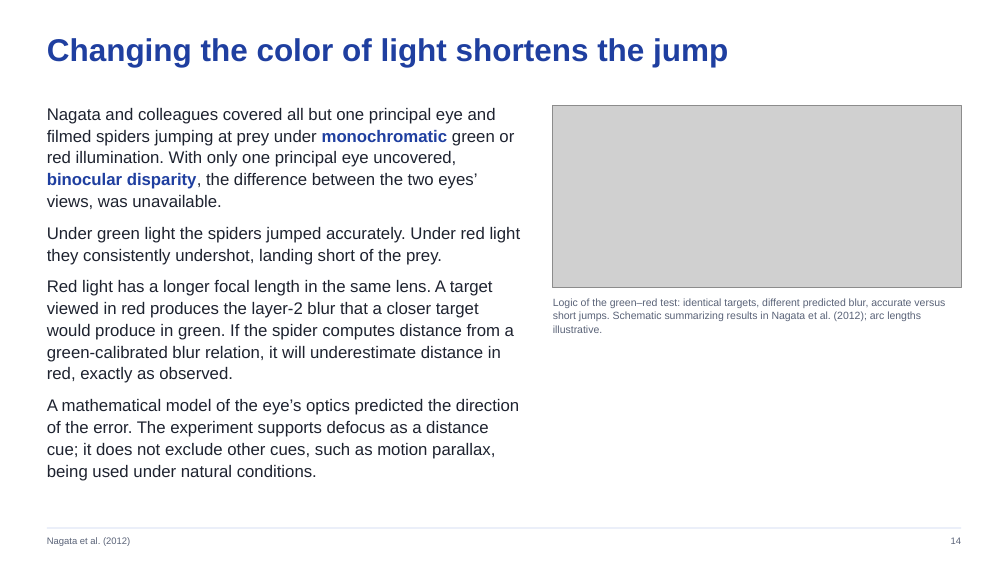
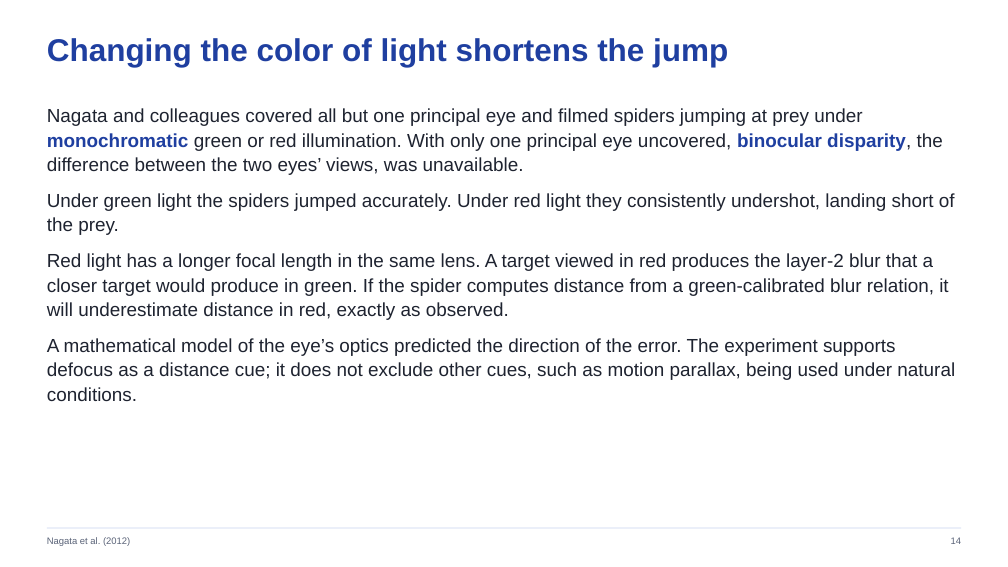
Before and after one commit to jordanxxlopez/NEUROETHOLOGY, a slide deck: slide 14 of lectures/L12/Neuroethology_Lecture12_FA2026.pptx. Drawn at 1008x567 pixels with LibreOffice and Linux fonts; fonts in the diff are those of the drawing; grey boxes stand for pictures. Boxes give left, top, right and bottom in pixels: in the first picture for what was removed or moved away, otherwise in the second. Text is boxed around its words. In the diff, an @@ line names an element or a change of style, - is before the commit and + after.

```diff
--- a/lectures/L12/Neuroethology_Lecture12_FA2026.pptx
+++ b/lectures/L12/Neuroethology_Lecture12_FA2026.pptx
@@ text "Nagata and colleagues covered all ..." at [47,108,955,401]: size 16 to 18 pt; more space between paragraphs @@
@@ picture removed at [553,106,961,287] @@
@@ text removed at [553,298,945,333] @@
-Logic of the green–red test: identical targets, different predicted blur, accurate versus short jumps. Schematic summarizing results in Nagata et al. (2012); arc lengths illustrative.
```
Also in this commit, not shown: 16 other slides changed, 38 other files.
